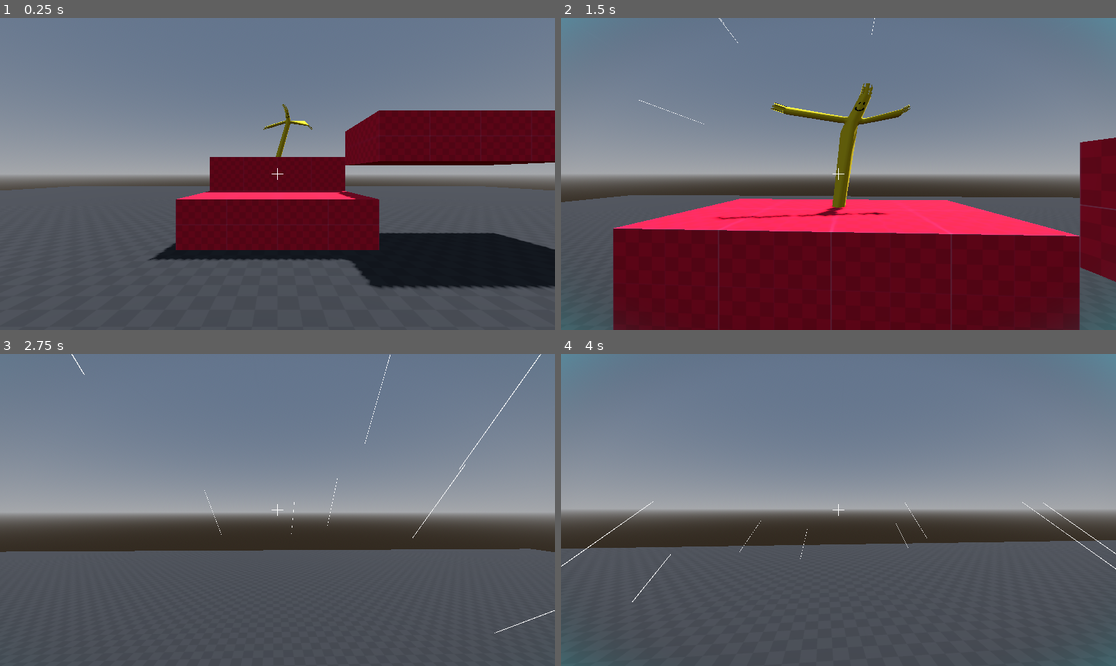
Above: before the commit, frames 1-4 (two rows, left to right).
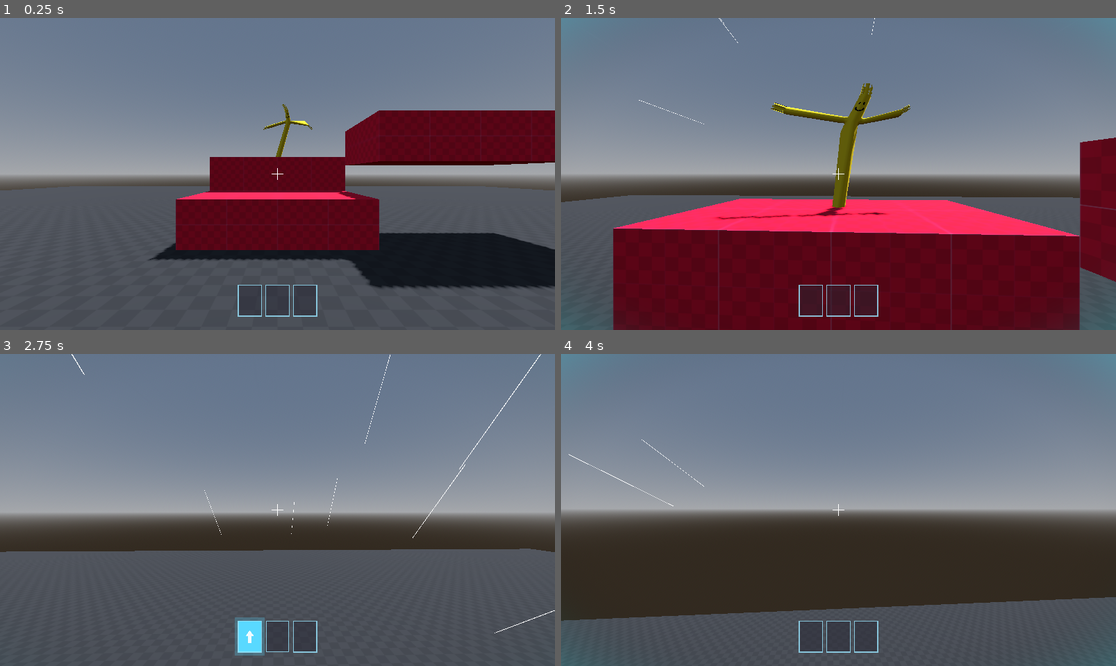
Above: after the commit, the same moments.

Repository: drekunia/tubeland
Game: Godot game, scene res://scenes/environments/prototype_level.tscn
Same seed, same stepped clock (60 frames per second), same inputs: the game is played once before the commit and once after it.
Inputs (mouse positions are in pixels of both pictures, inside the frame that each line leads up to):
- Up to frame 1 (0.25 s): no input
- Up to frame 2 (1.5 s): move the mouse to (866, 174) at 0.52 s; hold W (move_forward) from 0.53 s (still down); right-click (866, 174) at 0.6 s; tap Space (jump) at 0.77, 0.8, 1.07, 1.35 s; move the mouse to (810, 174) at 1.27 s
- Up to frame 3 (2.75 s): keep holding W (move_forward); tap Space (jump) at 1.52, 1.82, 2.3 s; right-click (249, 510) at 1.55 s; move the mouse to (288, 503) at 2.02 s; press the mouse at (288, 503) at 2.03 s
- Up to frame 4 (4 s): keep holding W (move_forward); move the mouse to (832, 516) at 2.77 s; release the mouse at (832, 516) at 2.78 s; right-click (832, 516) at 2.85 s; tap Space (jump) at 3.02, 3.32, 3.77, 3.8 s; move the mouse to (877, 513) at 3.52 s; right-click (877, 513) at 3.6 s

The runs differ from the first frame. In frame 1, 0.2% of the frame differs, in the area x 42-58%, y 85-96%; in frame 2, 0.8%; in frame 3, 0.8%; in frame 4, 21%, in the area x 0-100%, y 27-96%.

Commit message:
elevate

Diff:
--- a/project.godot
+++ b/project.godot
@@ -14,6 +14,10 @@
 run/main_scene="uid://dto0lm1egax4a"
 config/features=PackedStringArray("4.7", "GL Compatibility")
 config/icon="res://icon.svg"
+
+[autoload]
+
+GameEvents="*res://scripts/system/game_events.gd"
 
 [display]
 
@@ -52,6 +56,11 @@
 "events": [Object(InputEventMouseButton,"resource_local_to_scene":false,"resource_name":"","device":-1,"window_id":0,"a …(258 unchanged characters)…
 ]
 }
+use_card={
+"deadzone": 0.2,
+"events": [Object(InputEventMouseButton,"resource_local_to_scene":false,"resource_name":"","device":-1,"window_id":0,"alt_pressed":false,"shift_pressed":false,"ctrl_pressed":false,"meta_pressed":false,"button_mask":2,"position":Vector2(0, 0),"global_position":Vector2(0, 0),"factor":1.0,"button_index":2,"canceled":false,"pressed":true,"double_click":false,"script":null)
+]
+}
 
 [physics]
 
--- a/scenes/enemies/target_dummy.tscn
+++ b/scenes/enemies/target_dummy.tscn
@@ -2,6 +2,7 @@
 
 [ext_resource type="Script" uid="uid://xp35446g4jsd" path="res://scripts/enemies/target_dummy.gd" id="1_p728r"]
 [ext_resource type="Texture2D" uid="uid://bve2qxnjajvt0" path="res://assets/meshes/characters/enemies/smiley_albedo.png" id="2_3o7vv"]
+[ext_resource type="PackedScene" path="res://scenes/powerups/double_jump_powerup.tscn" id="2_lj2r1"]
 [ext_resource type="Shader" uid="uid://bbio8syrd72qy" path="res://assets/shaders/characters/enemies/smiley.gdshader" id="3_xxwgs"]
 
 [sub_resource type="StandardMaterial3D" id="StandardMaterial3D_dadod"]
@@ -66,6 +67,7 @@
 
 [node name="TargetDummy" type="RigidBody3D" unique_id=139084748]
 script = ExtResource("1_p728r")
+double_jump_powerup_scene = ExtResource("2_lj2r1")
 
 [node name="smiley" type="Node3D" parent="." unique_id=738560614]
 
--- /dev/null
+++ b/scenes/powerups/double_jump_powerup.tscn
@@ -0,0 +1,33 @@
+[gd_scene format=3 uid="uid://double_jump_powerup"]
+
+[ext_resource type="Script" path="res://scripts/powerups/double_jump_powerup.gd" id="1_djpup"]
+
+[sub_resource type="SphereShape3D" id="SphereShape3D_pickup"]
+radius = 0.4
+
+[sub_resource type="SphereMesh" id="SphereMesh_pickup"]
+radius = 0.3
+height = 0.6
+
+[sub_resource type="StandardMaterial3D" id="StandardMaterial3D_pickup"]
+emission_enabled = true
+emission = Color(0.2, 0.6, 1, 1)
+emission_energy_multiplier = 3.0
+albedo_color = Color(0.2, 0.6, 1, 1)
+
+[node name="DoubleJumpPowerup" type="Area3D"]
+script = ExtResource("1_djpup")
+collision_layer = 0
+collision_mask = 1
+
+[node name="CollisionShape3D" type="CollisionShape3D" parent="."]
+shape = SubResource("SphereShape3D_pickup")
+
+[node name="MeshInstance3D" type="MeshInstance3D" parent="."]
+mesh = SubResource("SphereMesh_pickup")
+material_override = SubResource("StandardMaterial3D_pickup")
+
+[node name="OmniLight3D" type="OmniLight3D" parent="."]
+light_color = Color(0.2, 0.6, 1, 1)
+light_energy = 2.0
+omni_range = 3.0
--- a/scenes/system/user_interface.tscn
+++ b/scenes/system/user_interface.tscn
@@ -2,6 +2,7 @@
 
 [ext_resource type="Script" uid="uid://ccb8rtnn26e4t" path="res://scripts/ui/reticle_draw.gd" id="1_jqr8t"]
 [ext_resource type="Shader" uid="uid://c4mx4sqgpuw7w" path="res://assets/shaders/post_processing/speed_overlay.gdshader" id="2_s3ato"]
+[ext_resource type="Script" uid="uid://b0y264t2mkspr" path="res://scripts/ui/card_hud.gd" id="3_cardhud"]
 
 [sub_resource type="FastNoiseLite" id="FastNoiseLite_s3ato"]
 
@@ -49,3 +50,13 @@
 grow_horizontal = 2
 grow_vertical = 2
 mouse_filter = 2
+
+[node name="CardHUD" type="Control" parent="HUD" unique_id=778123456]
+layout_mode = 1
+anchors_preset = 15
+anchor_right = 1.0
+anchor_bottom = 1.0
+grow_horizontal = 2
+grow_vertical = 2
+mouse_filter = 2
+script = ExtResource("3_cardhud")
--- a/scripts/enemies/target_dummy.gd
+++ b/scripts/enemies/target_dummy.gd
@@ -1,4 +1,6 @@
 class_name TargetDummy extends RigidBody3D
+
+@export var double_jump_powerup_scene: PackedScene
 
 var health: int = 100
 
@@ -9,4 +11,17 @@
 		die()
 
 func die():
+	_drop_powerup()
 	queue_free()
+
+func _drop_powerup() -> void:
+	if not double_jump_powerup_scene:
+		return
+
+	var powerup = double_jump_powerup_scene.instantiate()
+
+	# Add to tree first (global_position requires being inside the scene tree),
+	# then set position. The powerup's _initialized flag captures _base_y on
+	# the first _process frame, so the hover origin will be correct.
+	get_tree().current_scene.add_child(powerup)
+	powerup.global_position = global_position + Vector3(0, 0.75, 0)
--- a/scripts/player/player_controller.gd
+++ b/scripts/player/player_controller.gd
@@ -6,12 +6,24 @@
 @export var acceleration: float = 35.0
 @export var deceleration: float = 20.0
 
+## How hard you're launched upward when consuming an Elevate card
+@export var elevate_velocity: float = 8.0
+## Max number of Elevate cards the player can hold
+@export var max_cards: int = 3
+
+var _card_count: int = 0
+
 func _physics_process(delta: float) -> void:
 	if not is_on_floor():
 		velocity += get_gravity() * delta
 
+	# Normal ground jump
 	if Input.is_action_just_pressed("jump") and is_on_floor():
 		velocity.y = jump_velocity
+
+	# Right-click = consume one Elevate card for an air boost
+	if Input.is_action_just_pressed("use_card") and _card_count > 0:
+		_use_card()
 
 	var input_dir := Input.get_vector("move_left", "move_right", "move_forward", "move_back")
 	var direction := (transform.basis * Vector3(input_dir.x, 0, input_dir.y)).normalized()
@@ -31,3 +43,16 @@
 
 func update_rotation(rotation_input: Vector3) -> void:
 	global_transform.basis = Basis.from_euler(rotation_input)
+
+func _use_card() -> void:
+	_card_count -= 1
+	velocity.y = elevate_velocity
+	GameEvents.cards_changed.emit(_card_count, max_cards)
+
+## Called by DoubleJumpPowerup when the player walks over it
+func add_card(amount: int = 1) -> void:
+	_card_count = mini(_card_count + amount, max_cards)
+	GameEvents.cards_changed.emit(_card_count, max_cards)
+
+func get_card_count() -> int:
+	return _card_count
--- /dev/null
+++ b/scripts/powerups/double_jump_powerup.gd
@@ -0,0 +1,30 @@
+class_name DoubleJumpPowerup extends Area3D
+
+@export var cards_to_give: int = 1
+@export var float_amplitude: float = 0.25
+@export var float_speed: float = 2.0
+@export var spin_speed: float = 90.0
+
+var _base_y: float
+var _time: float = 0.0
+var _initialized: bool = false   # wait until global_position is valid
+
+func _ready() -> void:
+	body_entered.connect(_on_body_entered)
+
+func _process(delta: float) -> void:
+	# Capture the true world Y on the very first frame AFTER global_position
+	# has been set by the spawner (add_child runs _ready before position is assigned).
+	if not _initialized:
+		_base_y = global_position.y
+		_initialized = true
+
+	_time += delta
+	global_position.y = _base_y + sin(_time * float_speed) * float_amplitude
+	rotate_y(deg_to_rad(spin_speed * delta))
+
+func _on_body_entered(body: Node3D) -> void:
+	if body is PlayerController:
+		if body.get_card_count() < body.max_cards:
+			body.add_card(cards_to_give)
+			queue_free()
--- /dev/null
+++ b/scripts/system/game_events.gd
@@ -0,0 +1,6 @@
+## Global event bus — autoloaded as "GameEvents".
+## Scripts emit and listen here without needing direct node references.
+extends Node
+
+## Emitted by PlayerController whenever the Elevate card count changes.
+signal cards_changed(count: int, max_count: int)
--- /dev/null
+++ b/scripts/ui/card_hud.gd
@@ -0,0 +1,83 @@
+## Displays Elevate card pips on the HUD, inspired by Neon White.
+## Listens to GameEvents.cards_changed — no Inspector wiring required.
+extends Control
+
+# --- Visual config ---
+const MAX_CARDS: int = 3
+const CARD_WIDTH: float = 40.0
+const CARD_HEIGHT: float = 54.0
+const CARD_GAP: float = 8.0
+const CARD_COLOR_FULL: Color = Color(0.35, 0.85, 1.0, 1.0)
+const CARD_COLOR_EMPTY: Color = Color(0.15, 0.15, 0.2, 0.5)
+const CARD_OUTLINE_COLOR: Color = Color(0.6, 0.9, 1.0, 0.8)
+const GLOW_COLOR: Color = Color(0.35, 0.85, 1.0, 0.25)
+
+var _card_count: int = 0
+var _animated_scales: Array[float] = []
+var _tween: Tween
+
+func _ready() -> void:
+	_animated_scales.resize(MAX_CARDS)
+	_animated_scales.fill(1.0)
+	GameEvents.cards_changed.connect(_on_cards_changed)
+
+func _on_cards_changed(count: int, _max: int) -> void:
+	var old_count = _card_count
+	_card_count = count
+
+	var changed_slot = count if count > old_count else old_count - 1
+	changed_slot = clamp(changed_slot, 0, MAX_CARDS - 1)
+	_pop_card(changed_slot)
+	queue_redraw()
+
+func _pop_card(slot: int) -> void:
+	if _tween:
+		_tween.kill()
+	_tween = create_tween()
+	_animated_scales[slot] = 1.3
+	_tween.tween_method(
+		func(v): _animated_scales[slot] = v; queue_redraw(),
+		1.3, 1.0, 0.18
+	).set_trans(Tween.TRANS_BACK).set_ease(Tween.EASE_OUT)
+
+func _draw() -> void:
+	var total_width = MAX_CARDS * CARD_WIDTH + (MAX_CARDS - 1) * CARD_GAP
+	var start_x = (size.x - total_width) * 0.5
+	var start_y = size.y - CARD_HEIGHT - 24.0
+
+	for i in MAX_CARDS:
+		var filled = i < _card_count
+		var scale_factor = _animated_scales[i]
+		var cx = start_x + i * (CARD_WIDTH + CARD_GAP) + CARD_WIDTH * 0.5
+		var cy = start_y + CARD_HEIGHT * 0.5
+
+		var w = CARD_WIDTH * scale_factor
+		var h = CARD_HEIGHT * scale_factor
+		var rect = Rect2(cx - w * 0.5, cy - h * 0.5, w, h)
+
+		# Glow behind filled cards
+		if filled:
+			var glow_rect = Rect2(rect.position - Vector2(6, 6), rect.size + Vector2(12, 12))
+			draw_rect(glow_rect, GLOW_COLOR, true, -1.0)
+
+		# Card body
+		draw_rect(rect, CARD_COLOR_FULL if filled else CARD_COLOR_EMPTY, true, -1.0)
+
+		# Card outline
+		draw_rect(rect, CARD_OUTLINE_COLOR, false, 1.5)
+
+		# Arrow icon inside filled card
+		if filled:
+			_draw_arrow(cx, cy, w, h)
+
+func _draw_arrow(cx: float, cy: float, w: float, h: float) -> void:
+	var arrow_color = Color(1, 1, 1, 0.9)
+	var aw = w * 0.35
+	var ah = h * 0.4
+	var shaft_w = aw * 0.4
+	var shaft_h = ah * 0.55
+	draw_rect(Rect2(cx - shaft_w * 0.5, cy - ah * 0.5 + ah * 0.45, shaft_w, shaft_h), arrow_color, true)
+	var tip = Vector2(cx, cy - ah * 0.5)
+	var bl = Vector2(cx - aw * 0.5, cy - ah * 0.5 + ah * 0.45)
+	var br = Vector2(cx + aw * 0.5, cy - ah * 0.5 + ah * 0.45)
+	draw_colored_polygon(PackedVector2Array([tip, bl, br]), arrow_color)
Not shown, added: scripts/powerups/double_jump_powerup.gd.uid
Not shown, added: scripts/system/game_events.gd.uid
Not shown, added: scripts/ui/card_hud.gd.uid
